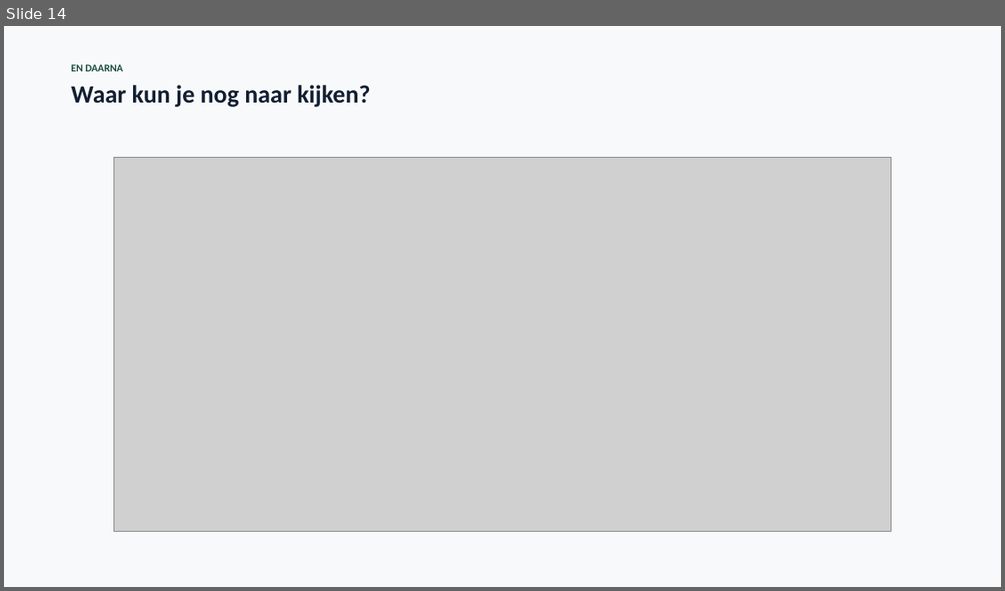
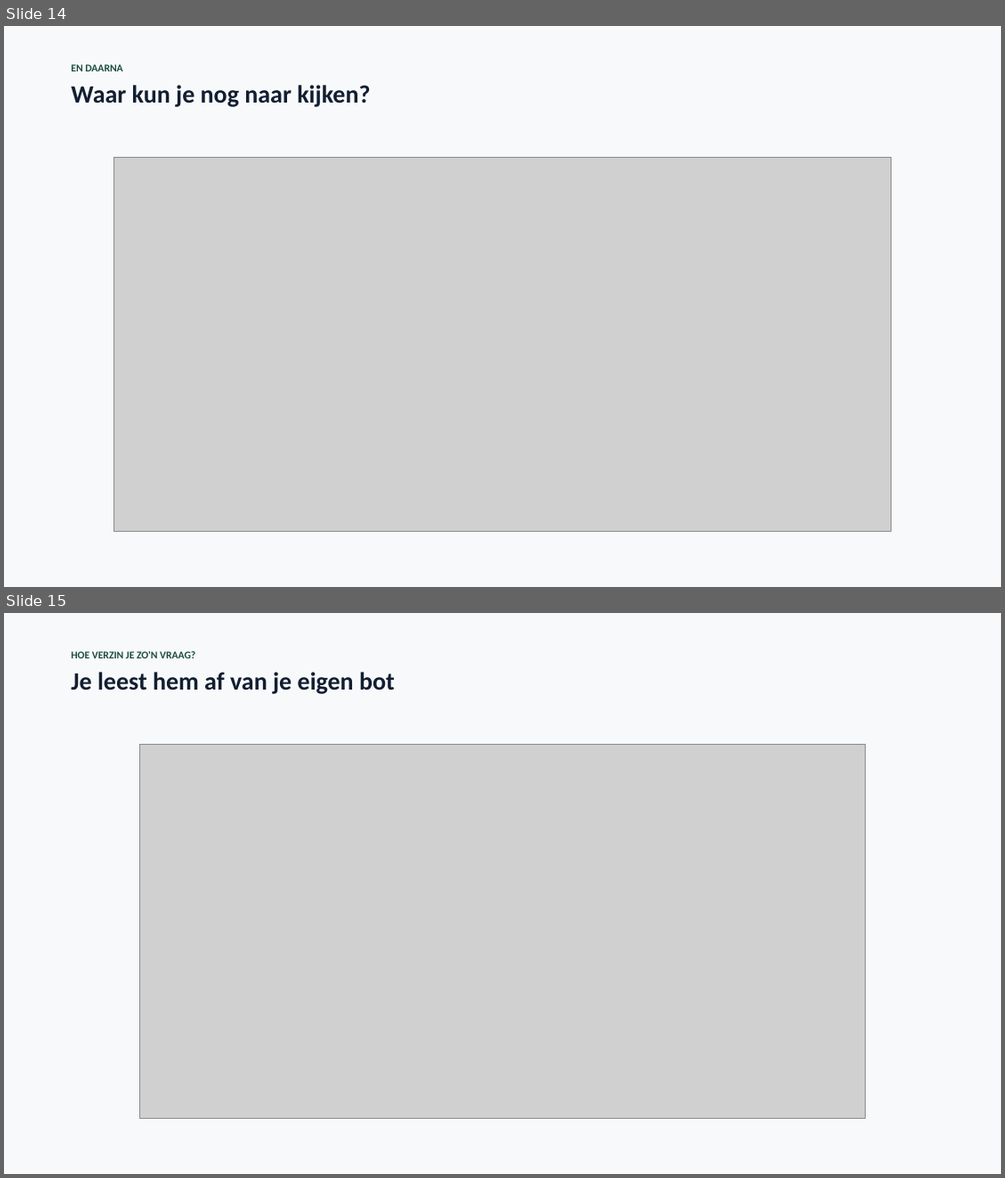
Before and after one commit to finturion/poker-analytics-challenge, a slide deck: powerpoints/Data_Science_Werkcollege8.pptx. Shown one above the other, each under a label of ours: slide 14 before the commit, slides 14 and 15 after it. The pictures are 1005x591 and 1005x1178 pixels, drawn with LibreOffice and Linux fonts; fonts in the diff are those of the drawing; grey boxes stand for pictures. Boxes give left, top, right and bottom in pixels: in the first picture for what was removed or moved away, otherwise in the second. Text is boxed around its words. In the diff, an @@ line names an element or a change of style, - is before the commit and + after.

```diff
--- a/powerpoints/Data_Science_Werkcollege8.pptx
+++ b/powerpoints/Data_Science_Werkcollege8.pptx
@@ slide 15 added at (4, 613, 1001, 1174), background #FFFFFF @@
@@ rectangle added at (4, 613, 1001, 1174), fill #F8F9FA @@
@@ text added at (71, 651, 395, 694), 24 pt, text #121E31, bold @@
+HOE VERZIN JE ZO'N VRAAG?
+Je leest hem af van je eigen bot
@@ picture added at (140, 744, 866, 1118) @@
```
Also in this commit, not shown: 1 slide changed, 10 other files.
